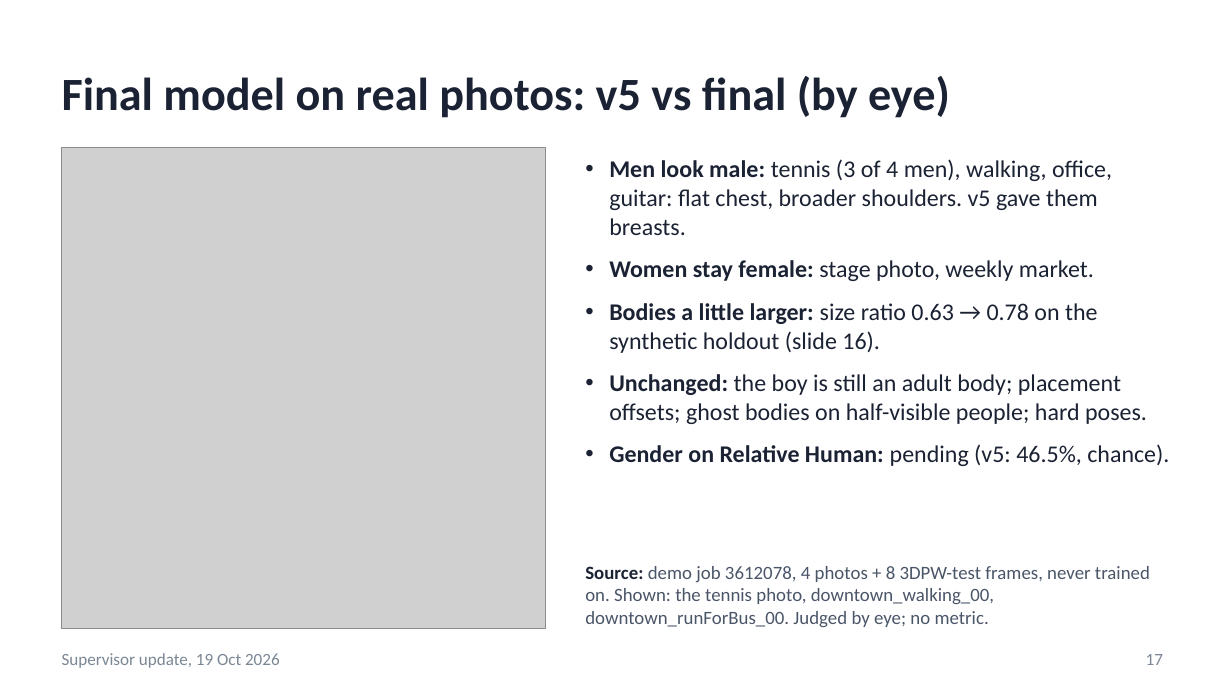
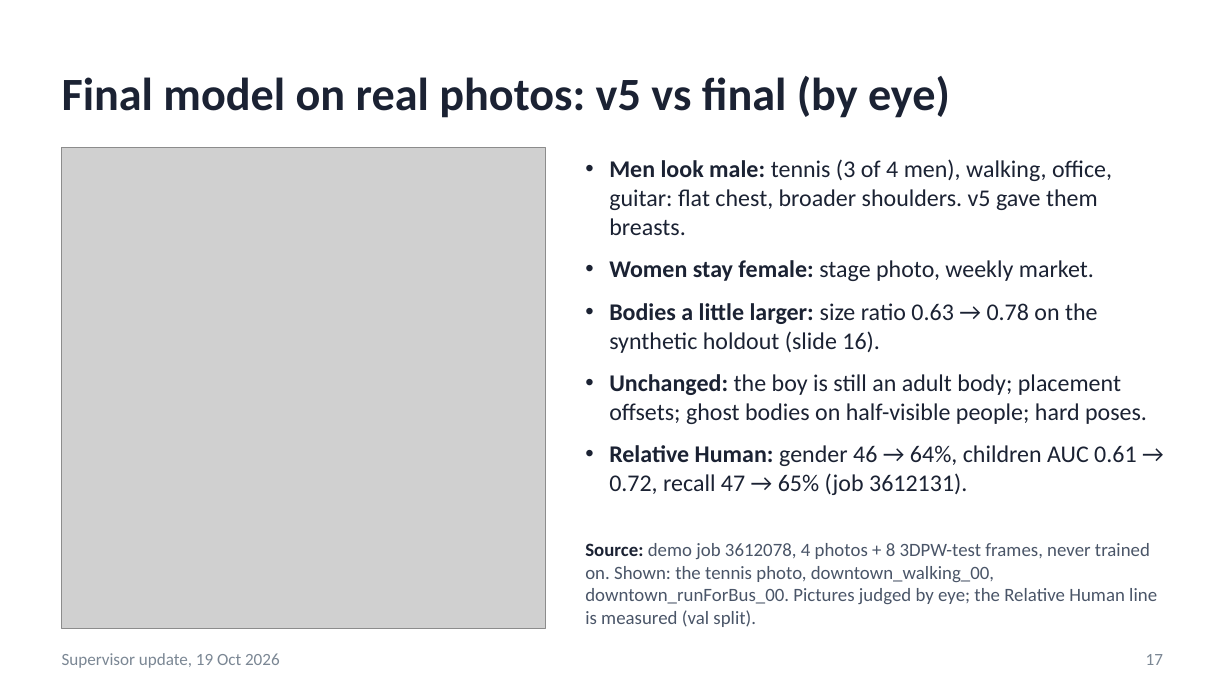
Before and after one commit to saadnajib/Multi-Person-Whole-Body-Human-Mesh-Recovery-in-a-Single-Shot-with-Annyone-dataset-and-3dpw-dataset, a slide deck: slide 17 of docs/supervisor_update_2026-10-16.pptx. Drawn at 1232x693 pixels with LibreOffice and Linux fonts; fonts in the diff are those of the drawing; grey boxes stand for pictures. Boxes give left, top, right and bottom in pixels: in the first picture for what was removed or moved away, otherwise in the second. Text is boxed around its words. In the diff, an @@ line names an element or a change of style, - is before the commit and + after.

```diff
--- a/docs/supervisor_update_2026-10-16.pptx
+++ b/docs/supervisor_update_2026-10-16.pptx
@@ text at box(609, 445, 1136, 495): text changed @@
-• Gender on Relative Human: pending (v5: 46.5%, chance).
+• Relative Human: gender 46 → 64%, children AUC 0.61 → 0.72, recall 47 → 65% (job 3612131).
@@ text at box(585, 543, 1157, 627): text changed @@
-Source: demo job 3612078, 4 photos + 8 3DPW-test frames, never trained on. Shown: the tennis photo, downtown_walking_00, downtown_runForBus_00. Judged by eye; no metric.
+Source: demo job 3612078, 4 photos + 8 3DPW-test frames, never trained on. Shown: the tennis photo, downtown_walking_00, downtown_runForBus_00. Pictures judged by eye; the Relative Human line is measured (val split).
```
Also in this commit, not shown: 3 other slides changed, 1 slide added, 5 other files.
